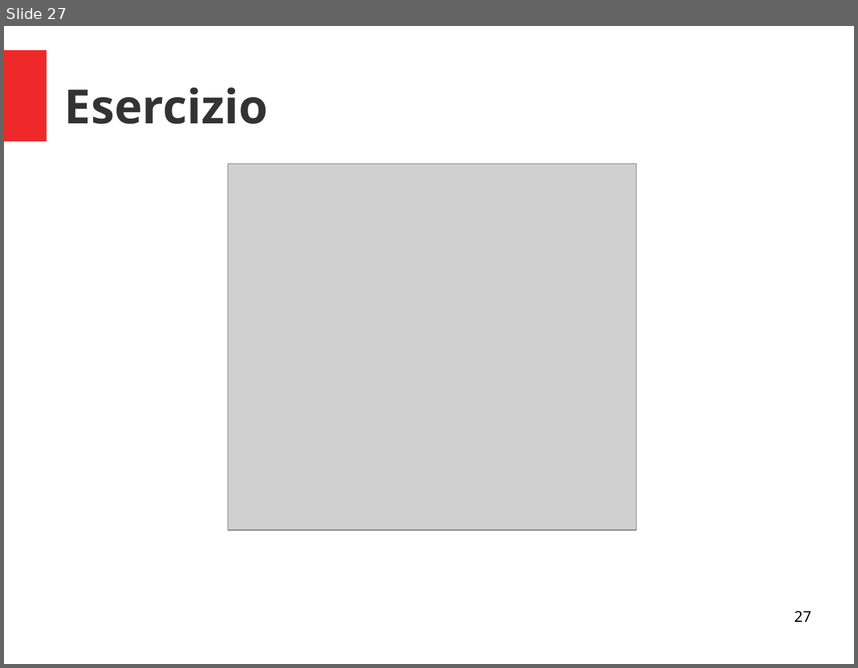
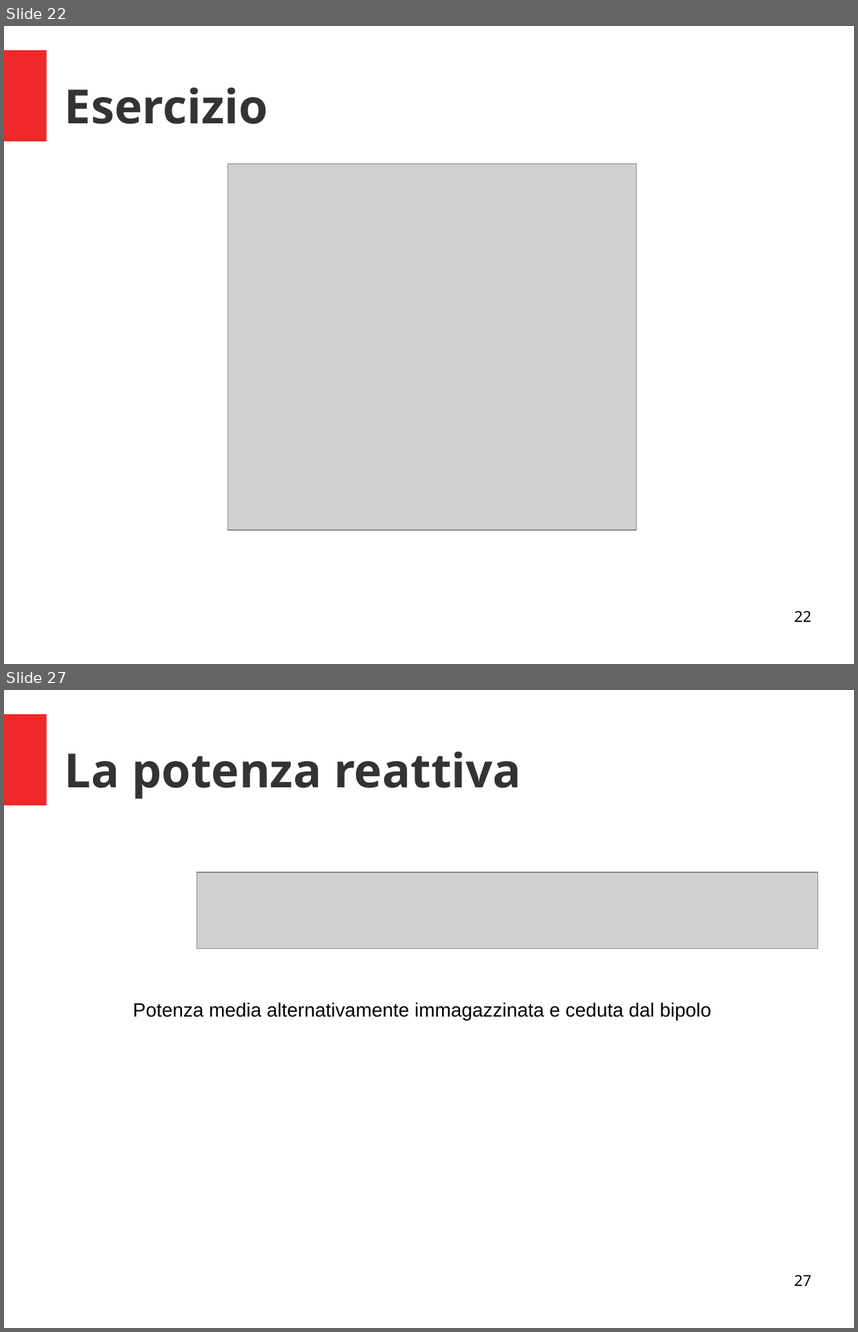
Before and after one commit to fuserale/Baronio, a slide deck: Anno 2019_2020/4A TL/2. La corrente alternata/2. La corrente alternata.odp. Shown one above the other, each under a label of ours: slide 27 before the commit, slides 22 and 27 after it; the slides between them are not shown. The pictures are 858x668 and 858x1332 pixels, drawn with LibreOffice and Linux fonts; fonts in the diff are those of the drawing; grey boxes stand for pictures. Boxes give left, top, right and bottom in pixels: in the first picture for what was removed or moved away, otherwise in the second. Text is boxed around its words. In the diff, an @@ line names an element or a change of style, - is before the commit and + after.

```diff
--- a/Anno 2019_2020/4A TL/2. La corrente alternata/2. La corrente alternata.odp
+++ b/Anno 2019_2020/4A TL/2. La corrente alternata/2. La corrente alternata.odp
@@ slide 27 added at <box>4,690,854,1328</box>, background #FFFFFF; not listed: 1 template element that a slide beside it also shows @@
@@ title added at <box>65,751,521,799</box>, 44 pt, text #333333, bold @@
+La potenza reattiva
@@ picture added at <box>197,872,819,949</box> @@
@@ text added at <box>133,1002,712,1020</box>, 18 pt, text #000000 @@
+Potenza media alternativamente immagazzinata e ceduta dal bipolo
@@ page number added at <box>794,1274,811,1285</box>, 14 pt, text #000000 @@
+27
@@ what was slide 27 is now slide 22 @@
@@ page number at <box>794,610,811,621</box>: text changed @@
-27
+22
```
Also in this commit, not shown: 16 other slides added, 7 slides removed, 14 other files.
